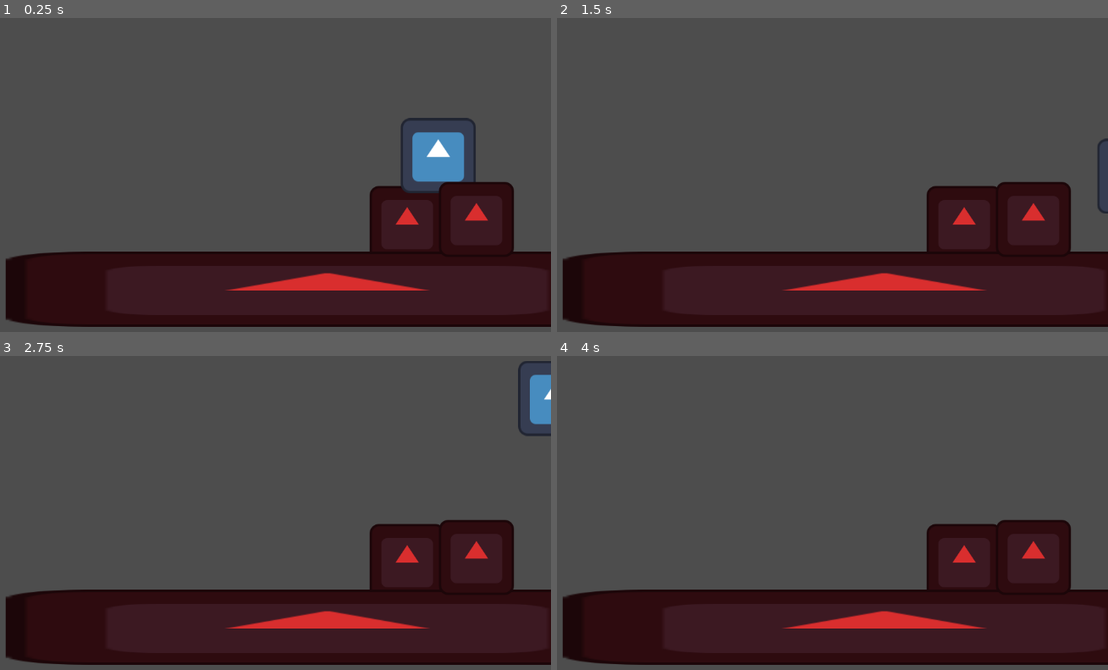
Above: before the commit, frames 1-4 (two rows, left to right).
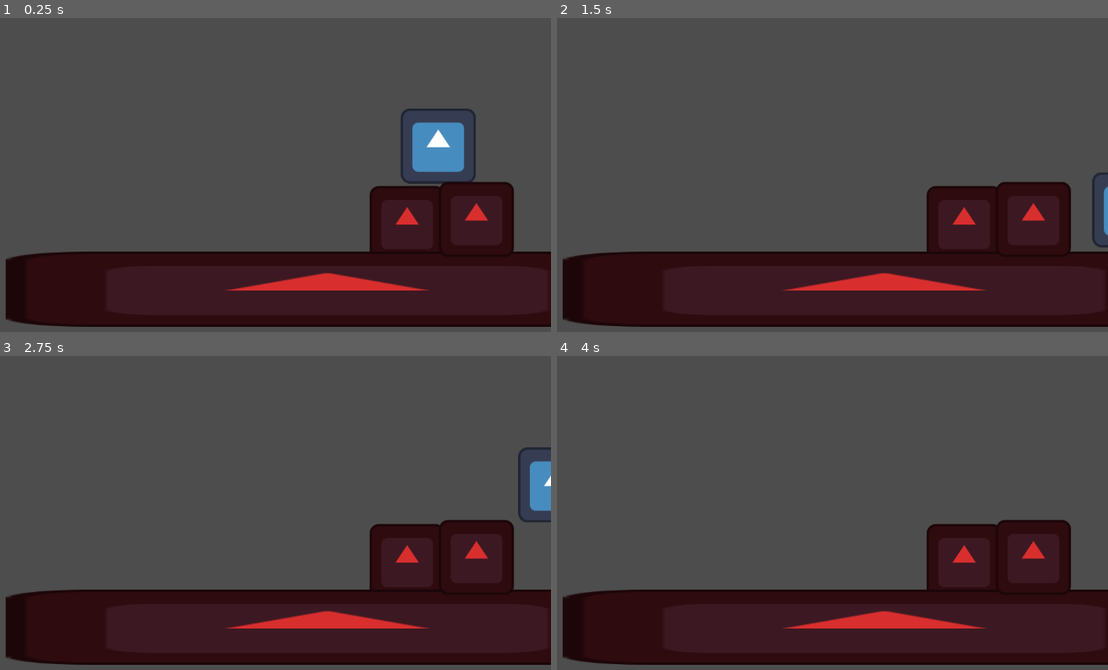
Above: after the commit, the same moments.

Repository: TatusFilipek/GodotTryEndError
Game: Godot game, scene res://scenes/main.tscn
Two runs of this game, one before a commit and one after it. Both use one fixed random seed, a clock stepped at 60 frames per second and the inputs below. The engine's default icon, where the game draws it, is replaced by a stand-in: a white triangle on a blue panel in a dark square.
Inputs:
- Up to frame 1 (0.25 s): no input
- Up to frame 2 (1.5 s): hold W (moveUp) 0.53-1.28 s; hold D (moveRight) from 0.53 s (still down); tap W (moveUp) at 1.35 s
- Up to frame 3 (2.75 s): tap W (moveUp) at 1.52, 1.82 s; tap Enter at 2 s; release D (moveRight) at 2.03 s; hold A (moveLeft) from 2.03 s (still down); hold W (moveUp) from 2.03 s (still down)
- Up to frame 4 (4 s): release A (moveLeft) at 2.78 s; release W (moveUp) at 2.78 s; hold D (moveRight) from 2.78 s (still down); tap W (moveUp) at 2.85, 3.02, 3.32 s; tap Space at 3.5 s; hold W (moveUp) from 3.53 s (still down)

The runs differ from the first frame. In frame 1, 1.3% of the frame differs, in the area x 72-87%, y 28-56%; in frame 2, 0.4%; in frame 3, 1.6%, in the area x 94-100%, y 1-53%; in frame 4, nothing differs.

Commit message:
removed all logic from player and added a state machine that changes states, all logic is done in states

Diff:
--- a/scenes/player.tscn
+++ b/scenes/player.tscn
@@ -2,6 +2,12 @@
 
 [ext_resource type="Script" uid="uid://bwen4ffa1rb2w" path="res://scripts/player.gd" id="1_0wfyh"]
 [ext_resource type="Texture2D" uid="uid://dytlkv4xxcs83" path="res://icon.svg" id="1_o5qli"]
+[ext_resource type="Script" uid="uid://eis3wgstf18f" path="res://scripts/stateMachine.gd" id="3_dqkch"]
+[ext_resource type="Script" uid="uid://bl1pu4bo1b8v6" path="res://scripts/idle.gd" id="4_qlg0r"]
+[ext_resource type="Script" uid="uid://cgbkl5js40oui" path="res://scripts/move.gd" id="5_qlg0r"]
+[ext_resource type="Script" uid="uid://dhhhm4p43sjki" path="res://scripts/fallIdle.gd" id="6_tuyoq"]
+[ext_resource type="Script" uid="uid://vp0ng54ecqcr" path="res://scripts/fallMove.gd" id="7_fjrip"]
+[ext_resource type="Script" uid="uid://7ptg1tpkbmfd" path="res://scripts/jump.gd" id="8_smehm"]
 
 [sub_resource type="CapsuleShape2D" id="CapsuleShape2D_sugp2"]
 radius = 64.0
@@ -9,6 +15,7 @@
 
 [node name="Player" type="CharacterBody2D" unique_id=97587854]
 script = ExtResource("1_0wfyh")
+jumpForce = 500
 
 [node name="sprite" type="Sprite2D" parent="." unique_id=407703351]
 position = Vector2(-3, -1)
@@ -17,3 +24,22 @@
 [node name="collider" type="CollisionShape2D" parent="." unique_id=1589755770]
 position = Vector2(-4, 0)
 shape = SubResource("CapsuleShape2D_sugp2")
+
+[node name="StateMachine" type="Node2D" parent="." unique_id=1853781325 node_paths=PackedStringArray("initial_state")]
+script = ExtResource("3_dqkch")
+initial_state = NodePath("Idle")
+
+[node name="Idle" type="Node2D" parent="StateMachine" unique_id=2030797891]
+script = ExtResource("4_qlg0r")
+
+[node name="Move" type="Node2D" parent="StateMachine" unique_id=1823800092]
+script = ExtResource("5_qlg0r")
+
+[node name="FallIdle" type="Node2D" parent="StateMachine" unique_id=382657687]
+script = ExtResource("6_tuyoq")
+
+[node name="FallMove" type="Node2D" parent="StateMachine" unique_id=1016719224]
+script = ExtResource("7_fjrip")
+
+[node name="Jump" type="Node2D" parent="StateMachine" unique_id=517884765]
+script = ExtResource("8_smehm")
--- a/scripts/AI_help/state.gd
+++ /dev/null
@@ -1,11 +0,0 @@
-extends Node # Lepiej dziedziczyć po Node, by mieć dostęp do procesów
-class_name State
-
-func enter() -> void:
-	pass
-
-func exit() -> void:
-	pass
-
-func physics_update(_delta: float) -> void:
-	pass
--- /dev/null
+++ b/scripts/airStates.gd
@@ -0,0 +1,19 @@
+extends State
+class_name AirState
+
+func enter() -> void:
+	super.enter()
+	pass
+
+func exit() -> void:
+	super.exit()
+	pass
+
+func physics_update(_delta: float) -> void:
+	super.physics_update(_delta)
+
+	if core.is_on_floor():
+		machine.change_state("Idle")
+
+	core.velocity.y += core.CalcGravity() * _delta; # Gravity
+	pass
--- /dev/null
+++ b/scripts/fallIdle.gd
@@ -0,0 +1,16 @@
+extends AirState
+class_name FallIdle
+
+func enter() -> void:
+	super.enter()
+
+	#core.velocity.x = 0
+
+func exit() -> void:
+	super.exit()
+
+func physics_update(_delta: float) -> void:
+	super.physics_update(_delta)
+
+	if core.MovementDirection() != 0:
+		machine.change_state("FallMove")
--- /dev/null
+++ b/scripts/fallMove.gd
@@ -0,0 +1,16 @@
+extends AirState
+class_name FallMove
+
+func enter() -> void:
+	super.enter()
+
+func exit() -> void:
+	super.exit()
+
+func physics_update(_delta: float) -> void:
+	super.physics_update(_delta)
+
+	core.velocity.x = core.MovementDirection() * core.MovementSpeed * core.ALLMOVEMENTVARIABLE * _delta
+
+	if core.MovementDirection() == 0:
+		machine.change_state("FallIdle")
--- /dev/null
+++ b/scripts/groundStates.gd
@@ -0,0 +1,21 @@
+extends State
+class_name GroundState
+
+func enter() -> void:
+	super.enter()
+	pass
+
+func exit() -> void:
+	super.exit()
+	pass
+
+func physics_update(_delta: float) -> void:
+	super.physics_update(_delta)
+
+	if not core.is_on_floor():
+		machine.change_state("FallIdle")
+
+	if Input.is_action_pressed("moveUp"):
+		machine.change_state("Jump")
+
+	pass
--- /dev/null
+++ b/scripts/idle.gd
@@ -0,0 +1,16 @@
+extends GroundState
+class_name Idle
+
+func enter() -> void:
+	super.enter()
+
+	#core.velocity.x = 0
+
+func exit() -> void:
+	super.exit()
+
+func physics_update(_delta: float) -> void:
+	super.physics_update(_delta)
+
+	if core.MovementDirection() != 0:
+		machine.change_state("Move")
--- /dev/null
+++ b/scripts/jump.gd
@@ -0,0 +1,15 @@
+extends AirState
+class_name Jump
+
+func enter() -> void:
+	super.enter()
+
+	core.velocity.y = -core.jumpForce
+
+	machine.change_state("FallIdle")
+
+func exit() -> void:
+	super.exit()
+
+func physics_update(_delta: float) -> void:
+	super.physics_update(_delta)
--- /dev/null
+++ b/scripts/move.gd
@@ -0,0 +1,16 @@
+extends GroundState
+class_name Move
+
+func enter() -> void:
+	super.enter()
+
+func exit() -> void:
+	super.enter()
+
+func physics_update(_delta: float) -> void:
+	super.physics_update(_delta)
+
+	core.velocity.x = core.MovementDirection() * core.MovementSpeed * core.ALLMOVEMENTVARIABLE * _delta
+
+	if core.MovementDirection() == 0:
+		machine.change_state("Idle")
--- a/scripts/player.gd
+++ b/scripts/player.gd
@@ -1,41 +1,30 @@
 extends CharacterBody2D
 
-const MovementSpeed = 150
-const gravityForce = 100
+class_name Player
 
-const jumpForce = 150
+@export var MovementSpeed = 150
+@export var gravityForce = 100
 
-const normalGravityMult = 10.0
-const fallingGravityMult = 20.2
+@export var jumpForce = 150
+
+@export var normalGravityMult = 10.0
+@export var fallingGravityMult = 20.2
 var gravityMultiplier = normalGravityMult
 
-const gravityBuffer = 50
+@export var gravityBuffer = 50
 
-const ALLMOVEMENTVARIABLE = 100
-
-var velocitySandBox = Vector2.ZERO
-
-#checking for input
-func _input(event) -> void:
-	if event.is_action_pressed("moveUp"):
-		Jump()
+@export var ALLMOVEMENTVARIABLE = 100
 
 # physics update
 func _physics_process(delta: float) -> void:
-	velocity.x = MovementDirection() * MovementSpeed * delta
-
-	if not is_on_floor():
-		velocity.y += CalcGravity() * delta;
-
-	velocity.x *= ALLMOVEMENTVARIABLE
 	move_and_slide()
 
 func MovementDirection() -> float:
 	var movementDirection = Input.get_axis("moveLeft", "moveRight")
 	return movementDirection
 
-func Jump() -> void:
-	velocity.y = -jumpForce * transform.get_scale().y * 3
+#func Jump() -> void:
+	#velocity.y = -jumpForce * transform.get_scale().y * 3
 
 func CalcGravity() -> float:
 	gravityMultiplier = normalGravityMult
@@ -43,11 +32,12 @@
 		if(velocity.y <= -gravityBuffer): gravityMultiplier = normalGravityMult
 		else: if(velocity.y > -gravityBuffer): gravityMultiplier = fallingGravityMult
 
-	print(velocity.y)
 	return gravityMultiplier * gravityForce + velocity.y * gravityMultiplier/100
 
 #TODO:
-	#Tinker with the gravity and jump force
-	#make a statemachine
 	#add a camera that follows a player
 	#add an enemy
+	#whenever i check for jump input i check if it is pressed not clicked
+
+#NOTE:
+	#if there is a bug that stops me whenever im jumping just like in the other game i made that means i have to remove the line that sets velocity to zero whenever i enter any idle state
--- a/scripts/playerIdle.gd
+++ /dev/null
@@ -1,12 +0,0 @@
-extends State
-
-class_name PlayerIdle
-
-func PhysicsUpdate(delta) -> void:
-	print('stoje')
-
-func _init() -> void:
-	print('stanolem')
-
-func exit() -> void:
-	print('koniec stania')
--- a/scripts/playerStateMachine.gd
+++ /dev/null
@@ -1,6 +0,0 @@
-const Idle = PlayerIdle
-const States: Array[State] = [Idle]
-
-const PST = StateMachine.Init(Idle)
-
-func _init() -> void
--- a/scripts/state.gd
+++ b/scripts/state.gd
@@ -1,11 +1,17 @@
-@abstract
+extends Node
 class_name State
 
-@abstract
-func PhysicsUpdate(delta) -> void
+var core : Player # TODO: Change this to core later so the script is more reusable
+var machine : StateMachine
 
-@abstract
-func _init() -> void
+func enter() -> void:
+	print(name, ' Enter')
+	pass
 
-@abstract
-func exit() -> void
+func exit() -> void:
+	print(name, ' Exit')
+	pass
+
+func physics_update(_delta: float) -> void:
+	print(name, ' Update')
+	pass
--- a/scripts/stateMachine.gd
+++ b/scripts/stateMachine.gd
@@ -1,21 +1,31 @@
+extends Node
 class_name StateMachine
 
-var lastState: State
-var state: State
+@export var initial_state: State
+var current_state: State
+var lastState : State
 
-func SwitchState(newState: State) -> void:
-	state.exit()
+func _ready() -> void:
+	var parent = get_parent()
 
-	lastState = state
-	state = newState
+	for child in get_children():
+		if child is State:
+			child.machine = self
+			child.core = parent
 
-	state._init()
+	if initial_state:
+		change_state(initial_state.name)
 
-func PhysicsUpdate(delta) -> void:
-	state.PhysicsUpdate(delta)
+func change_state(new_state_name: String) -> void:
+	var newState = get_node(new_state_name)
 
-func Init(_state: State) -> void:
-	lastState = _state
-	state = _state
+	if current_state:
+		current_state.exit()
 
-	state._init()
+	lastState = current_state
+	current_state = newState
+	current_state.enter()
+
+func _physics_process(delta: float) -> void:
+	if current_state:
+		current_state.physics_update(delta)
Not shown, removed: scripts/AI_help/state.gd.uid
Not shown, added: scripts/airStates.gd.uid
Not shown, added: scripts/fallIdle.gd.uid
Not shown, added: scripts/fallMove.gd.uid
Not shown, added: scripts/groundStates.gd.uid
Renamed: scripts/playerIdle.gd.uid -> scripts/idle.gd.uid
Not shown, added: scripts/jump.gd.uid
Not shown, added: scripts/move.gd.uid
Not shown, removed: scripts/playerStateMachine.gd.uid
